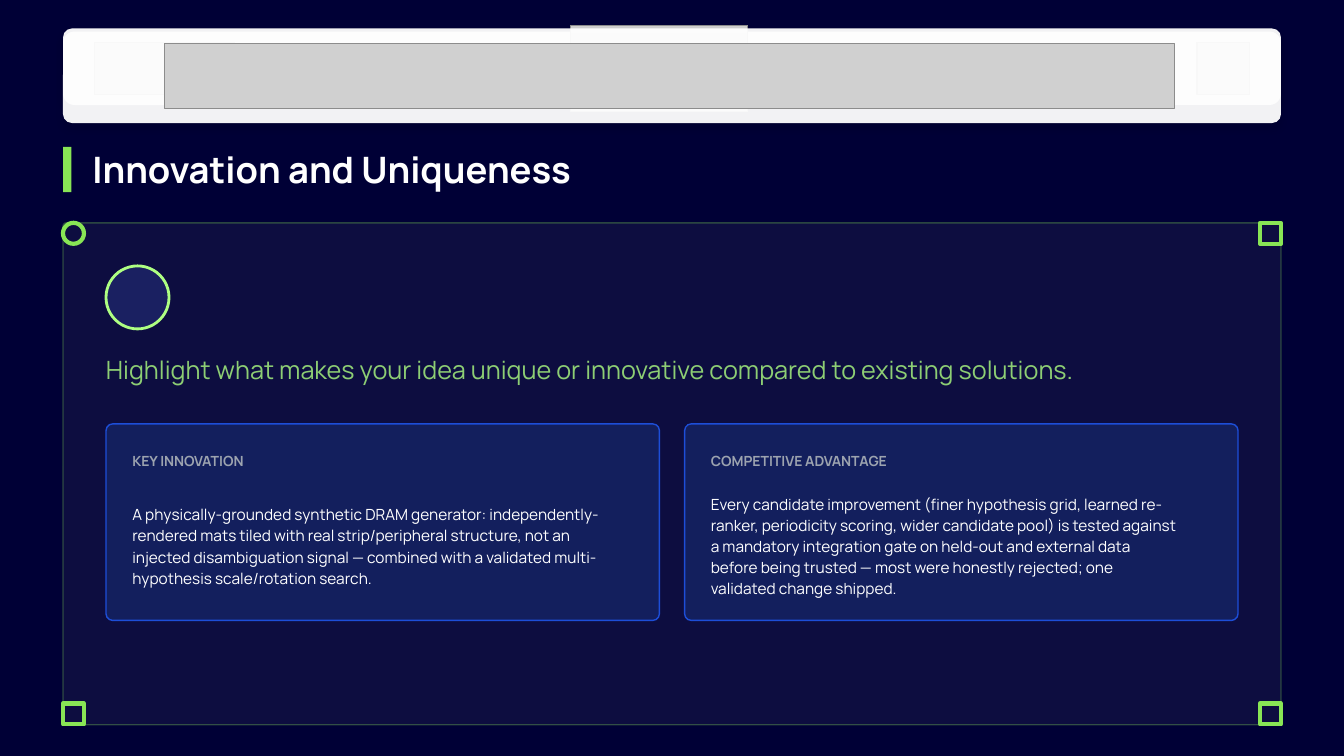
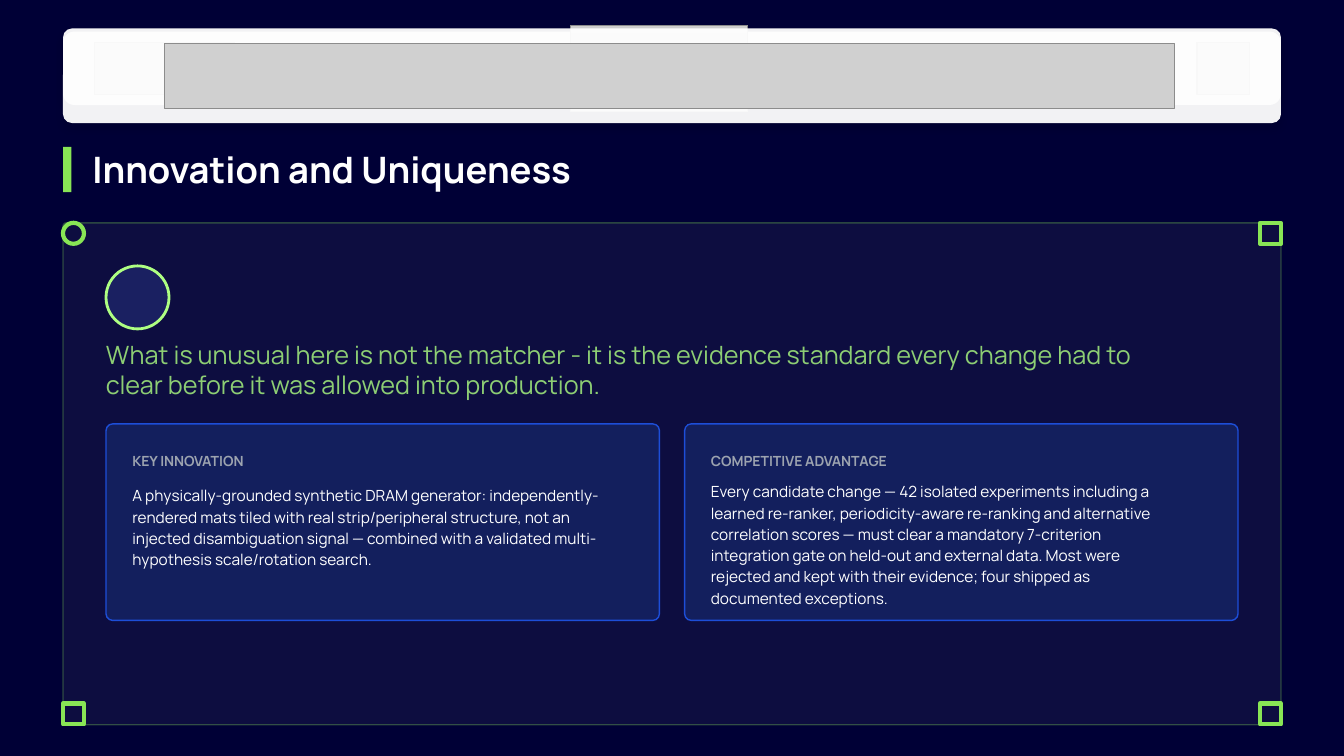
Before and after one commit to teja120805-cyber/Semicon-26---Kacha-Mango, a slide deck: slide 5 of Kaccha Mango_PS02.pptx. Drawn at 1344x756 pixels with LibreOffice and Linux fonts; fonts in the diff are those of the drawing; grey boxes stand for pictures; background and template pictures are left out; a plain dark background stands for a picture behind light text. Boxes give left, top, right and bottom in pixels: in the first picture for what was removed or moved away, otherwise in the second. Text is boxed around its words. In the diff, an @@ line names an element or a change of style, - is before the commit and + after.

```diff
--- a/Kaccha Mango_PS02.pptx
+++ b/Kaccha Mango_PS02.pptx
@@ text at bbox=[106, 345, 1130, 400]: text changed @@
-Highlight what makes your idea unique or innovative compared to existing solutions.
+What is unusual here is not the matcher - it is the evidence standard every change had to clear before it was allowed into production.
@@ text "A physically-grounded synthetic DRAM generator: ..." at bbox=[132, 489, 598, 569]: vertical alignment middle to top @@
@@ text "Every candidate change — 42 ..." at bbox=[711, 485, 1151, 608]: vertical alignment middle to top @@
@@ text at bbox=[711, 485, 1151, 608]: text changed @@
-Every candidate improvement (finer hypothesis grid, learned re-ranker, periodicity scoring, wider candidate pool) is tested against a mandatory integration gate on held-out and external data before being trusted — most were honestly rejected; one validated change shipped.
+Every candidate change — 42 isolated experiments including a learned re-ranker, periodicity-aware re-ranking and alternative correlation scores — must clear a mandatory 7-criterion integration gate on held-out and external data. Most were rejected and kept with their evidence; four shipped as documented exceptions.
```
Also in this commit, not shown: 8 other slides changed, 2 other files.
